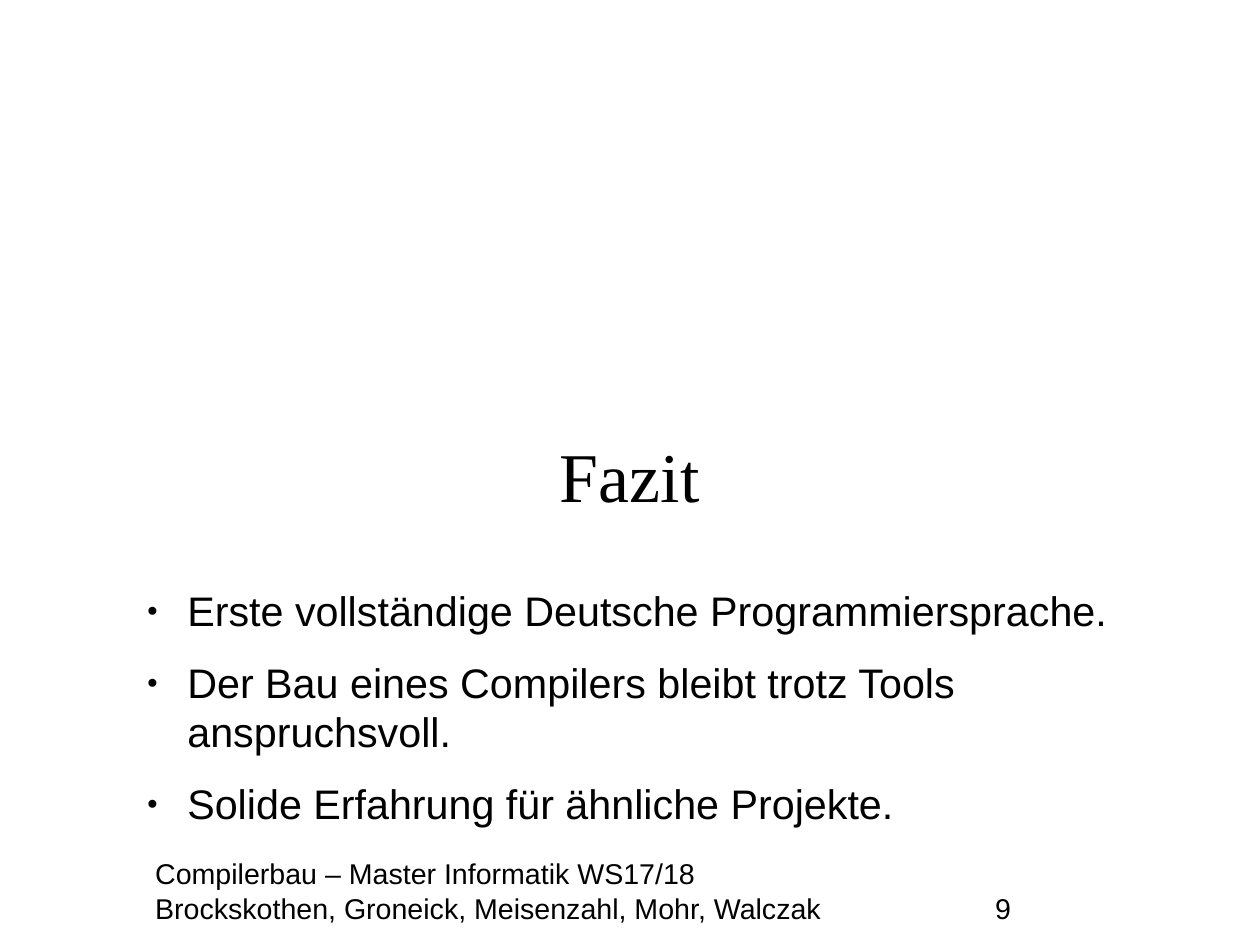
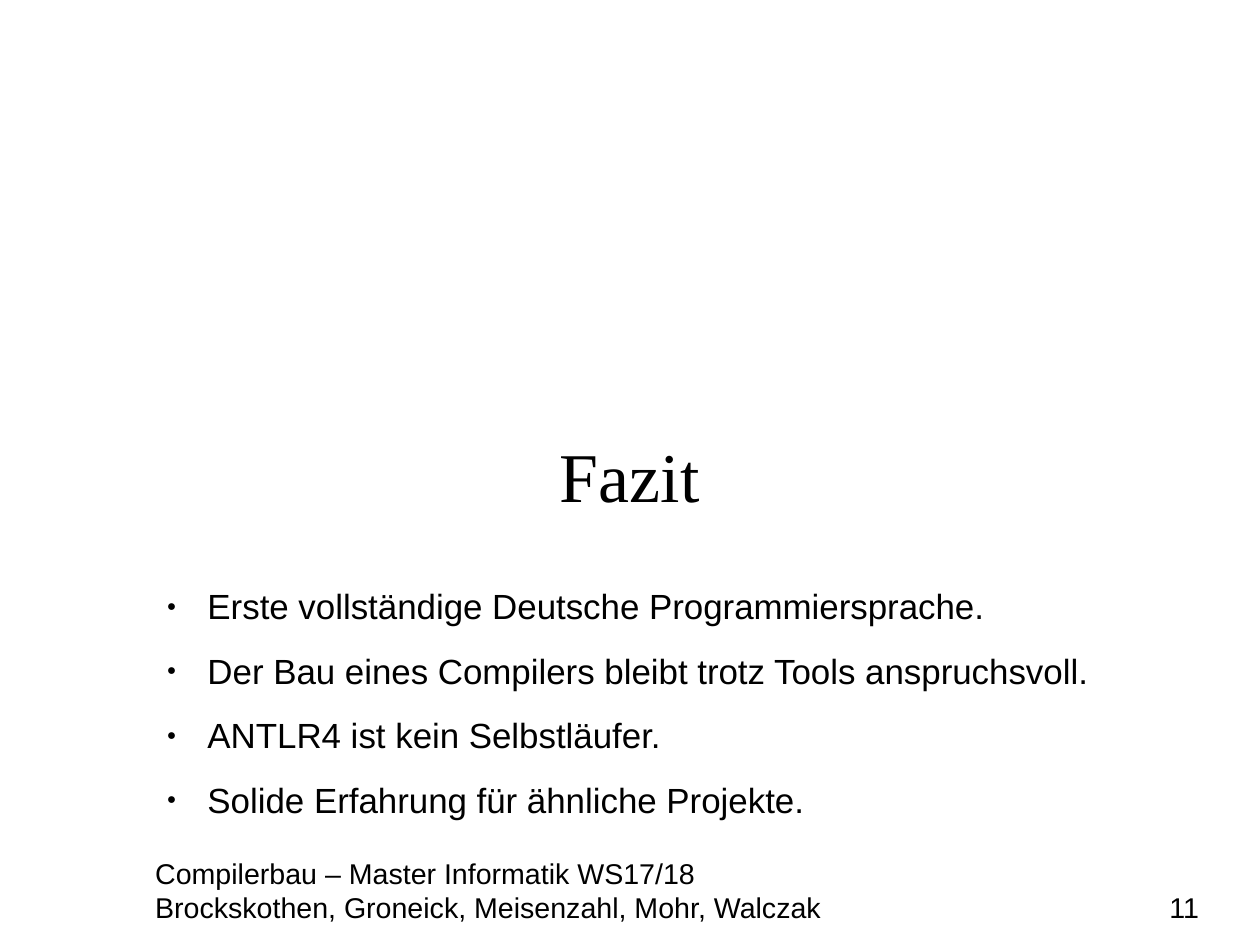
Before and after one commit to MasterInformatikHsBochum/Eine-deutsche-Praesentation, a slide deck: slide 11 of Präsentation.odp (slide 9 before the commit). Drawn at 1260x945 pixels with LibreOffice and Linux fonts; fonts in the diff are those of the drawing; background and template pictures are left out. Boxes give left, top, right and bottom in pixels: in the first picture for what was removed or moved away, otherwise in the second. Text is boxed around its words. In the diff, an @@ line names an element or a change of style, - is before the commit and + after.

```diff
--- a/Präsentation.odp
+++ b/Präsentation.odp
@@ text at bbox=[207, 593, 1088, 820]: size 26 to 22 pt in "Erste vollständige Deutsche Programmiersprache.", "Der Bau eines Compilers bleibt trotz Tools ...", "Solide Erfahrung für ähnliche Projekte." @@
@@ text at bbox=[207, 722, 661, 749]: paragraph added @@
+● ANTLR4 ist kein Selbstläufer.
@@ text at bbox=[155, 897, 1199, 922]: text changed @@
-Brockskothen, Groneick, Meisenzahl, Mohr, Walczak 9
+Brockskothen, Groneick, Meisenzahl, Mohr, Walczak 11
```
Also in this commit, not shown: 5 other slides changed, 3 slides added, 1 slide removed, 1 other file.
